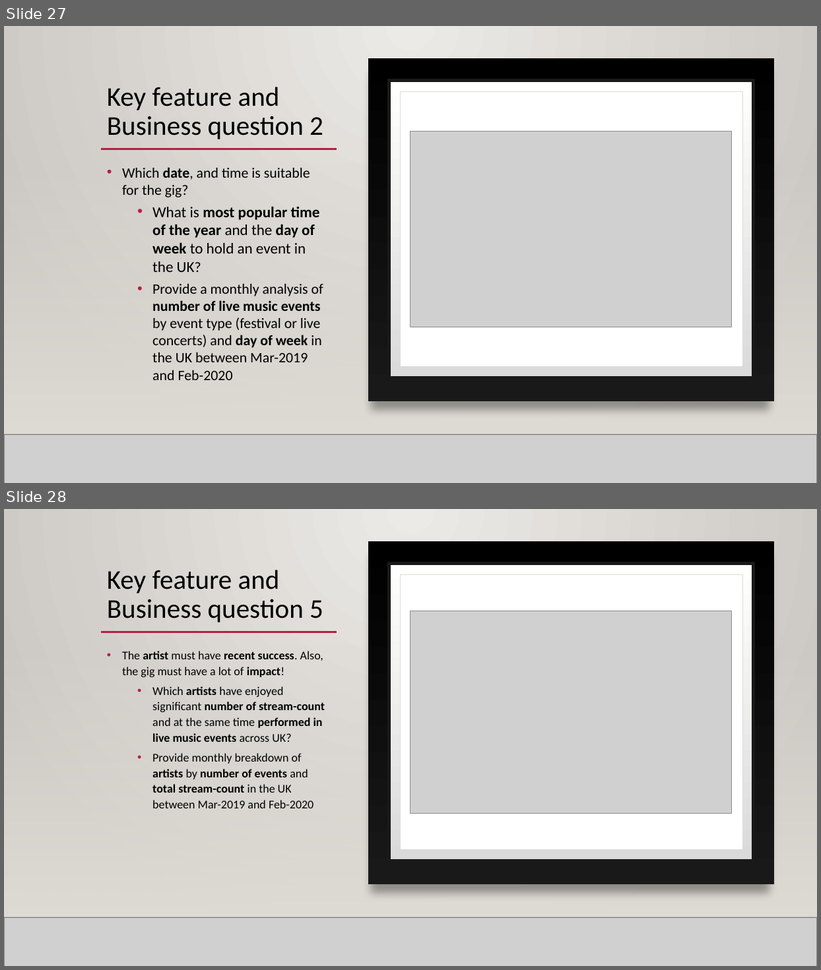
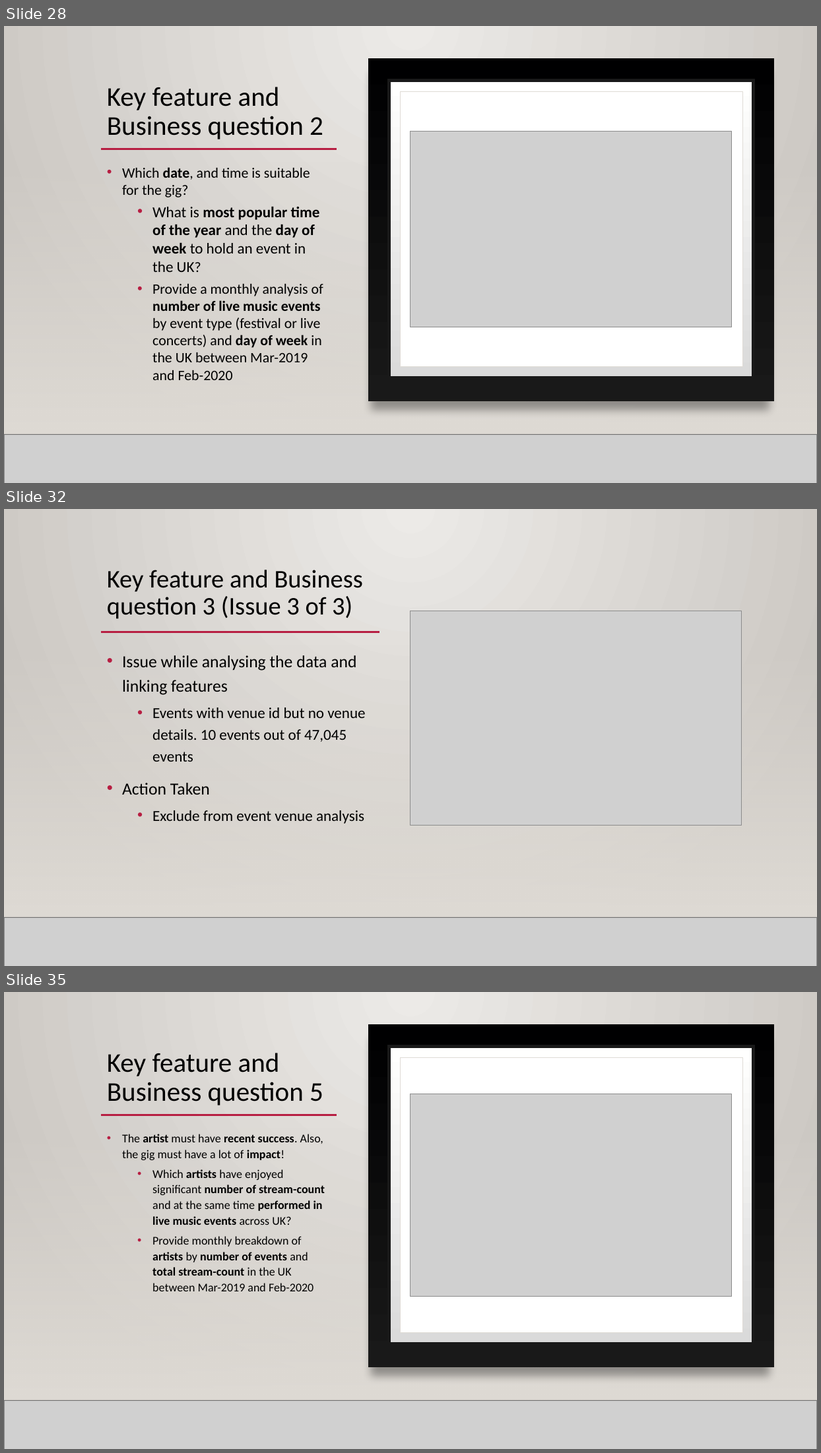
Before and after one commit to mahyarshu/Gigalytics, a slide deck: documents/Presentation/Innovators.pptx. Shown one above the other, each under a label of ours: slides 27 and 28 before the commit, slides 28, 32 and 35 after it; the slides between them are not shown. The pictures are 821x970 and 821x1453 pixels, drawn with LibreOffice and Linux fonts; fonts in the diff are those of the drawing; grey boxes stand for pictures; background and template pictures are left out. Boxes give left, top, right and bottom in pixels: in the first picture for what was removed or moved away, otherwise in the second. Text is boxed around its words. In the diff, an @@ line names an element or a change of style, - is before the commit and + after.

```diff
--- a/documents/Presentation/Innovators.pptx
+++ b/documents/Presentation/Innovators.pptx
@@ slide 32 added at [4, 509, 817, 966], background gradient #ECEAE7 to #CAC7C1; not listed: 3 template elements that a slide beside it also shows @@
@@ rectangle added at [4, 509, 817, 966], fill gradient #ECEAE7 to #CAC7C1 @@
@@ title added at [107, 570, 363, 619], 30 pt, text #000000 @@
+Key feature and Business question 3 (Issue 3 of 3)
@@ picture added at [411, 611, 741, 825] @@
@@ rectangle added at [4, 644, 817, 918], fill gradient #DFDBD5 @@
@@ line added from (101, 632) to (380, 632), #B71E42 2.5 pt @@
@@ text added at [122, 656, 365, 824], 18 pt, text #000000 @@
+• Issue while analysing the data and linking features
+  • Events with venue id but no venue details. 10 events out of 47,045 events
+• Action Taken
+  • Exclude from event venue analysis
@@ picture added at [4, 918, 817, 966] @@
@@ line added from (4, 918) to (817, 918), #000001 1 pt @@
@@ what was slide 27 is now slide 28 @@
@@ what was slide 28 is now slide 35 @@
```
Also in this commit, not shown: 4 slides changed, 6 other slides added.
